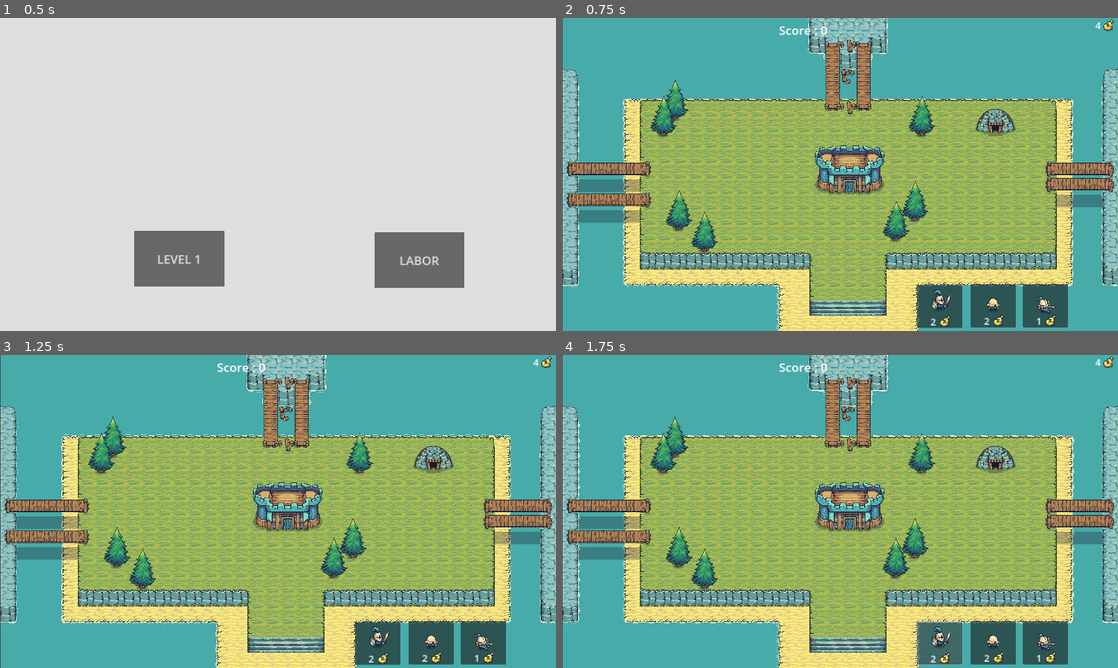
Above: before the commit, frames 1-4 (two rows, left to right).
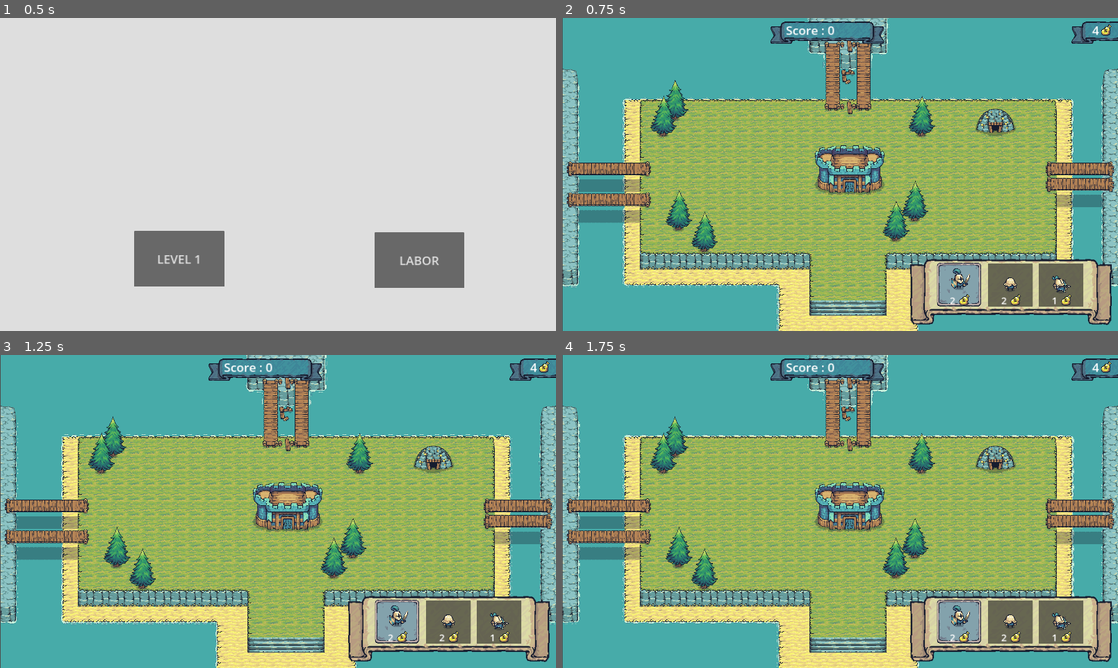
Above: after the commit, the same moments.

Repository: fghwer/Tinyswords
Game: Godot game, scene res://GUI/start.tscn
The game is run twice, just before and just after one commit, with the same random seed, the same clock (stepped at 60 frames per second) and the same inputs.
Inputs (mouse positions are in pixels of both pictures, inside the frame that each line leads up to; where the layout moved, square brackets give the same spot in the first picture):
- Up to frame 1 (0.5 s): no input
- Up to frame 2 (0.75 s): click "LEVEL 1" at 0.5 s
- Up to frame 3 (1.25 s): no input
- Up to frame 4 (1.75 s): click (956, 621) [940, 642] at 1.25 s

Frame 1 is identical in both runs. In frame 2, 9.1% of the frame differs, in the area x 37-100%, y 0-100%; in frame 3, 9.1%; in frame 4, 9.1%.

Commit message:
UI start

Diff:
--- a/Game/Player/worker.gd
+++ b/Game/Player/worker.gd
@@ -38,7 +38,7 @@
 func _physics_process(_delta):
 
 	$ProgressBar.set_value_no_signal(life*100/maxlife)
-	print(backpack)
+	#print(backpack)
 	if backpack == 1 and not trigger_gold:
 		#print("hi", trigger_gold)
 		$GoldTransport.visible = true
--- a/nav_goblin_testscene.tscn
+++ b/nav_goblin_testscene.tscn
@@ -11,9 +11,27 @@
 [ext_resource type="Texture2D" uid="uid://bytg6xgju7svf" path="res://Tiny Swords (Update 010)/Factions/Knights/Troops/Warrior/Blue/Warrior_Blue.png" id="7_16nfk"]
 [ext_resource type="Script" path="res://GUI/MobTimer.gd" id="7_ow1mq"]
 [ext_resource type="PackedScene" uid="uid://dpi3jmc1unbuh" path="res://Game/Buildings/gold_mine.tscn" id="8_0gjid"]
+[ext_resource type="Texture2D" uid="uid://wydcaa3ycwb" path="res://Tiny Swords (Update 010)/UI/Buttons/Button_Blue_9Slides.png" id="9_osq5o"]
 [ext_resource type="Texture2D" uid="uid://djfuynpteq848" path="res://Tiny Swords (Update 010)/Factions/Knights/Troops/Pawn/Blue/Pawn_Blue.png" id="9_wgfxy"]
+[ext_resource type="Texture2D" uid="uid://bjoyh48rvbf4g" path="res://Tiny Swords (Update 010)/UI/Buttons/Button_Hover_9Slides.png" id="10_7axr7"]
+[ext_resource type="Texture2D" uid="uid://cxvjuwt0kd6jm" path="res://Tiny Swords (Update 010)/UI/Buttons/Button_Blue_9Slides_Pressed.png" id="11_wnup4"]
 [ext_resource type="Texture2D" uid="uid://1v77kmd101c" path="res://Tiny Swords (Update 010)/Resources/Resources/G_Idle.png" id="12_0tlau"]
 [ext_resource type="Texture2D" uid="uid://rd5fq633d2yh" path="res://Tiny Swords (Update 010)/Factions/Knights/Troops/Archer/Blue/Archer_Blue.png" id="14_d6pfs"]
+[ext_resource type="Texture2D" uid="uid://derjuf8obuolq" path="res://Tiny Swords (Update 010)/UI/Banners/Banner_Connection_Right.png" id="15_n2gig"]
+[ext_resource type="Texture2D" uid="uid://dmrjbnspkdt4x" path="res://Tiny Swords (Update 010)/UI/Banners/Banner_Connection_Left.png" id="16_40tfu"]
+[ext_resource type="Texture2D" uid="uid://bpmumnm2haumu" path="res://Tiny Swords (Update 010)/UI/Banners/Banner_Connection_Up.png" id="20_87eo5"]
+[ext_resource type="Texture2D" uid="uid://bieo11eu2dlii" path="res://Tiny Swords (Update 010)/UI/Ribbons/Ribbon_Blue_3Slides.png" id="21_4l87i"]
+[ext_resource type="Texture2D" uid="uid://dedim2okv6obq" path="res://Tiny Swords (Update 010)/UI/Ribbons/Ribbon_Blue_Connection_Right.png" id="22_jbf1u"]
+
+[sub_resource type="StyleBoxEmpty" id="StyleBoxEmpty_v5ls4"]
+
+[sub_resource type="StyleBoxEmpty" id="StyleBoxEmpty_xej5b"]
+
+[sub_resource type="StyleBoxEmpty" id="StyleBoxEmpty_kmany"]
+
+[sub_resource type="StyleBoxEmpty" id="StyleBoxEmpty_uxk24"]
+
+[sub_resource type="StyleBoxEmpty" id="StyleBoxEmpty_6nvxn"]
 
 [sub_resource type="AtlasTexture" id="AtlasTexture_tc07l"]
 atlas = ExtResource("7_16nfk")
@@ -30,6 +48,33 @@
 "speed": 5.0
 }]
 
+[sub_resource type="SpriteFrames" id="SpriteFrames_q5bv2"]
+animations = [{
+"frames": [{
+"duration": 1.0,
+"texture": ExtResource("9_osq5o")
+}],
+"loop": true,
+"name": &"default",
+"speed": 5.0
+}, {
+"frames": [{
+"duration": 1.0,
+"texture": ExtResource("10_7axr7")
+}],
+"loop": true,
+"name": &"hover",
+"speed": 5.0
+}, {
+"frames": [{
+"duration": 1.0,
+"texture": ExtResource("11_wnup4")
+}],
+"loop": true,
+"name": &"pressed",
+"speed": 5.0
+}]
+
 [sub_resource type="AtlasTexture" id="AtlasTexture_p1vhe"]
 atlas = ExtResource("9_wgfxy")
 region = Rect2(0, 576, 192, 192)
@@ -284,9 +329,9 @@
 }]
 
 [sub_resource type="NavigationPolygon" id="NavigationPolygon_mubjo"]
-vertices = PackedVector2Array(1040, 947, 822, 960, 810, 959, …(196 unchanged characters)… , 1460, 1302, 902, 1295, 1062, 1243, 1292, 1233, 1679, 350, 2034, 350, 1873, 423, 1704, 423, 1218, 1187, 1134, 1175, 1870, 480, 1701, 475, 1118, 66, 1122,  …(382 unchanged characters)…
-polygons = Array[PackedInt32Array]([PackedInt32Array(0, 1, 2 …(205 unchanged characters)… rray(25, 26, 27, 28), PackedInt32Array(29, 24, 23, 30), PackedInt32Array(27, 26, 8, 31), PackedInt32Array(31, 8, 7, 32), PackedInt32Array(33, 34, 35, 36), PackedInt32Array(11, 14, 37), PackedInt32Array(38, 11, 37, 39), PackedInt32Array(40, 41, 42, 38, 39, 43), PackedInt32Array(44, 45, 46, 47), PackedInt32Array(2, 48, 3), PackedInt32Array(49, 19, 20, 45, 44, 34), PackedInt32Array(49, 34, 33, 50), PackedInt32Array(49, 50, 51, 52), PackedInt32Array(53, 52, 51, 54), PackedInt32Array(2, 1, 55, 56), PackedInt32Array(56, 55, 57, 58), PackedInt32Array(58, 57, 59, 53, 60), PackedInt32Array(9, 18, 10), PackedInt32Array(7, 10, 38, 42), PackedInt32Array(7, 42, 61), PackedInt32Array(4, 7, 61, 5), PackedInt32Array(30, 0, 6, 41, 40, 29), PackedInt32Array(62, 63, 58, 64), Pac …(301 unchanged characters)…
-outlines = Array[PackedVector2Array]([PackedVector2Array(763 …(116 unchanged characters)… 674, 1994, 673, 2019, 970, 1321, 947, 1218, 1187, 1292, 1233, 1460, 1302, 902, 1295, 1062, 1243, 1134, 1175, 1040, 947, 822, 960), PackedVector2Arr …(659 unchanged characters)…
+vertices = PackedVector2Array(1040, 947, 822, 960, 810, 959, …(196 unchanged characters)… , 1460, 1302, 902, 1295, 1062, 1243, 1294, 1242, 1679, 350, 2034, 350, 1873, 423, 1704, 423, 1107, 1174, 1262, 1174, 1870, 480, 1701, 475, 1118, 66, 1122,  …(382 unchanged characters)…
+polygons = Array[PackedInt32Array]([PackedInt32Array(0, 1, 2 …(205 unchanged characters)… rray(25, 26, 27, 28), PackedInt32Array(24, 23, 29, 30), PackedInt32Array(27, 26, 8, 31), PackedInt32Array(31, 8, 7, 32), PackedInt32Array(33, 34, 35, 36), PackedInt32Array(11, 14, 37), PackedInt32Array(38, 11, 37, 39), PackedInt32Array(40, 41, 42, 38, 39, 43), PackedInt32Array(44, 45, 46, 47), PackedInt32Array(2, 48, 3), PackedInt32Array(49, 19, 20, 45, 44, 34), PackedInt32Array(49, 34, 33, 50), PackedInt32Array(49, 50, 51, 52), PackedInt32Array(53, 52, 51, 54), PackedInt32Array(2, 1, 55, 56), PackedInt32Array(56, 55, 57, 58), PackedInt32Array(58, 57, 59, 53, 60), PackedInt32Array(9, 18, 10), PackedInt32Array(7, 10, 38, 42), PackedInt32Array(7, 42, 61), PackedInt32Array(4, 7, 61, 5), PackedInt32Array(29, 0, 6, 41, 40, 30), PackedInt32Array(62, 63, 58, 64), Pac …(301 unchanged characters)…
+outlines = Array[PackedVector2Array]([PackedVector2Array(763 …(116 unchanged characters)… 674, 1994, 673, 2019, 970, 1321, 947, 1262, 1174, 1294, 1242, 1460, 1302, 902, 1295, 1062, 1243, 1107, 1174, 1040, 947, 822, 960), PackedVector2Arr …(659 unchanged characters)…
 
 [sub_resource type="CircleShape2D" id="CircleShape2D_8f8vy"]
 
@@ -313,6 +358,68 @@
 "points": PackedVector2Array(0, 0, 0, 0, 1041, -33, 0, 0, 0, 0, 1323, -32, 0, 0, 0, 0, 1184, -24, 0, 0, 0, 0, 1041, -33)
 }
 point_count = 4
+
+[sub_resource type="TileSetAtlasSource" id="TileSetAtlasSource_se3lu"]
+texture = ExtResource("15_n2gig")
+texture_region_size = Vector2i(64, 64)
+0:0/0 = 0
+1:0/0 = 0
+2:0/0 = 0
+2:1/0 = 0
+1:1/0 = 0
+0:1/0 = 0
+0:2/0 = 0
+1:2/0 = 0
+2:2/0 = 0
+
+[sub_resource type="TileSetAtlasSource" id="TileSetAtlasSource_7r5oi"]
+texture = ExtResource("16_40tfu")
+texture_region_size = Vector2i(64, 64)
+0:0/0 = 0
+1:0/0 = 0
+2:0/0 = 0
+0:1/0 = 0
+1:1/0 = 0
+2:1/0 = 0
+0:2/0 = 0
+1:2/0 = 0
+2:2/0 = 0
+
+[sub_resource type="TileSetAtlasSource" id="TileSetAtlasSource_6mfgu"]
+texture = ExtResource("20_87eo5")
+texture_region_size = Vector2i(64, 64)
+0:0/0 = 0
+1:0/0 = 0
+2:0/0 = 0
+0:1/0 = 0
+1:1/0 = 0
+2:1/0 = 0
+0:2/0 = 0
+1:2/0 = 0
+2:2/0 = 0
+
+[sub_resource type="TileSet" id="TileSet_3cqhb"]
+tile_size = Vector2i(64, 64)
+sources/0 = SubResource("TileSetAtlasSource_se3lu")
+sources/1 = SubResource("TileSetAtlasSource_7r5oi")
+sources/2 = SubResource("TileSetAtlasSource_6mfgu")
+
+[sub_resource type="TileSetAtlasSource" id="TileSetAtlasSource_tjyrt"]
+texture = ExtResource("21_4l87i")
+texture_region_size = Vector2i(64, 64)
+0:0/0 = 0
+1:0/0 = 0
+2:0/0 = 0
+
+[sub_resource type="TileSetAtlasSource" id="TileSetAtlasSource_fucyx"]
+texture = ExtResource("22_jbf1u")
+texture_region_size = Vector2i(64, 64)
+0:0/0 = 0
+
+[sub_resource type="TileSet" id="TileSet_lktuy"]
+tile_size = Vector2i(64, 64)
+sources/0 = SubResource("TileSetAtlasSource_tjyrt")
+sources/1 = SubResource("TileSetAtlasSource_fucyx")
 
 [node name="Level_nav" type="Node"]
 script = ExtResource("1_yuckl")
@@ -326,13 +433,20 @@
 archer_scene = ExtResource("5_w6lqq")
 
 [node name="SpawnKnightButton" type="Button" parent="CollectionCharacters"]
-offset_left = 1472.0
-offset_top = 1105.0
-offset_right = 1658.0
-offset_bottom = 1283.0
+z_index = 2
+offset_left = 1552.0
+offset_top = 1017.0
+offset_right = 1738.0
+offset_bottom = 1195.0
 mouse_default_cursor_shape = 3
+theme_override_styles/normal = SubResource("StyleBoxEmpty_v5ls4")
+theme_override_styles/hover = SubResource("StyleBoxEmpty_xej5b")
+theme_override_styles/pressed = SubResource("StyleBoxEmpty_kmany")
+theme_override_styles/disabled = SubResource("StyleBoxEmpty_uxk24")
+theme_override_styles/focus = SubResource("StyleBoxEmpty_6nvxn")
 action_mode = 0
 keep_pressed_outside = true
+metadata/_edit_group_ = true
 
 [node name="ButtonLayout" type="Node2D" parent="CollectionCharacters/SpawnKnightButton"]
 metadata/_edit_group_ = true
@@ -355,14 +469,21 @@
 position = Vector2(93, 70)
 sprite_frames = SubResource("SpriteFrames_65x3r")
 
+[node name="ButtonAnimation" type="AnimatedSprite2D" parent="CollectionCharacters/SpawnKnightButton/ButtonLayout"]
+z_index = -1
+position = Vector2(93, 89)
+sprite_frames = SubResource("SpriteFrames_q5bv2")
+animation = &"pressed"
+
 [node name="SpawnWorkerButton" type="Button" parent="CollectionCharacters"]
-offset_left = 1694.0
-offset_top = 1102.0
-offset_right = 1880.0
-offset_bottom = 1281.0
+z_index = 2
+offset_left = 1765.0
+offset_top = 1017.0
+offset_right = 1951.0
+offset_bottom = 1195.0
+metadata/_edit_group_ = true
 
 [node name="ButtonLayout" type="Node2D" parent="CollectionCharacters/SpawnWorkerButton"]
-metadata/_edit_group_ = true
 
 [node name="AnimatedSprite2D" type="AnimatedSprite2D" parent="CollectionCharacters/SpawnWorkerButton/ButtonLayout"]
 position = Vector2(93, 85)
@@ -384,10 +505,12 @@
 texture = ExtResource("12_0tlau")
 
 [node name="SpawnArcherButton" type="Button" parent="CollectionCharacters"]
-offset_left = 1910.0
-offset_top = 1102.0
-offset_right = 2096.0
-offset_bottom = 1281.0
+z_index = 2
+offset_left = 1975.0
+offset_top = 1017.0
+offset_right = 2161.0
+offset_bottom = 1195.0
+metadata/_edit_group_ = true
 
 [node name="ButtonLayout" type="Node2D" parent="CollectionCharacters/SpawnArcherButton"]
 
@@ -410,11 +533,9 @@
 texture = ExtResource("12_0tlau")
 
 [node name="BaseCastle" parent="CollectionCharacters" instance=ExtResource("6_t6skt")]
-y_sort_enabled = true
 position = Vector2(1192, 611)
 
 [node name="GoldMine" parent="CollectionCharacters" instance=ExtResource("8_0gjid")]
-y_sort_enabled = true
 position = Vector2(1796, 435)
 
 [node name="NavigationRegion2D" type="NavigationRegion2D" parent="CollectionCharacters"]
@@ -454,27 +575,29 @@
 [node name="Marker" type="Marker2D" parent="CollectionCharacters/Worker_4rd_pos/Worker_4rd_pos"]
 
 [node name="Gold" type="Label" parent="CollectionCharacters"]
-offset_left = 2200.0
-offset_right = 2244.0
-offset_bottom = 58.0
-theme_override_font_sizes/font_size = 40
+z_index = 1
+offset_left = 2190.0
+offset_top = 13.0
+offset_right = 2234.0
+offset_bottom = 85.0
+theme_override_font_sizes/font_size = 50
 text = "2"
 horizontal_alignment = 1
 vertical_alignment = 2
 metadata/_edit_group_ = true
 
 [node name="Sprite2D" type="Sprite2D" parent="CollectionCharacters/Gold"]
-position = Vector2(60, 19)
+position = Vector2(60, 27)
 texture = ExtResource("12_0tlau")
 
 [node name="Score" type="Label" parent="CollectionCharacters"]
-offset_left = 800.0
-offset_right = 1200.0
+z_index = 1
+offset_left = 928.0
+offset_right = 1328.0
 offset_bottom = 100.0
 theme_override_font_sizes/font_size = 50
 text = "Score
 "
-horizontal_alignment = 1
 vertical_alignment = 1
 
 [node name="MobPath2" type="Path2D" parent="CollectionCharacters"]
@@ -504,6 +627,20 @@
 [node name="MobSpawnLocation" type="PathFollow2D" parent="CollectionCharacters/MobPath4"]
 position = Vector2(1041, -33)
 rotation = 0.00354608
+
+[node name="UIBanners" type="TileMap" parent="CollectionCharacters"]
+position = Vector2(30, 50)
+scale = Vector2(2.2, 2.2)
+tile_set = SubResource("TileSet_3cqhb")
+format = 2
+layer_0/tile_data = PackedInt32Array(393231, 131072, 0, 458767, 131072, 1, 524303, 131072, 2, 393230, 65536, 0, 458766, 65536, 1, 524302, 65536, 2, 393229, 65536, 0, 458765, 65536, 1, 524301, 65536, 2, 393228, 65536, 0, 458764, 65536, 1, 524300, 65536, 2, 393227, 65537, 0, 458763, 65537, 1, 524299, 65537, 2, 393226, 1, 0, 458762, 1, 1, 524298, 1, 2)
+
+[node name="UIRibbons" type="TileMap" parent="CollectionCharacters"]
+position = Vector2(-485, 15)
+scale = Vector2(1.5, 1.5)
+tile_set = SubResource("TileSet_lktuy")
+format = 2
+layer_0/tile_data = PackedInt32Array(14, 0, 0, 15, 65536, 0, 16, 65536, 0, 17, 65536, 0, 18, 131072, 0, 28, 65536, 0, 27, 0, 0, 29, 65536, 0)
 
 [connection signal="button_up" from="CollectionCharacters/SpawnKnightButton" to="CollectionCharacters" method="_on_spawn_knight_button_button_up"]
 [connection signal="pressed" from="CollectionCharacters/SpawnWorkerButton" to="CollectionCharacters" method="_on_spawn_worker_button_pressed"]
Not shown: 1 places in nav_goblin_testscene.tscn that only renumber resources
